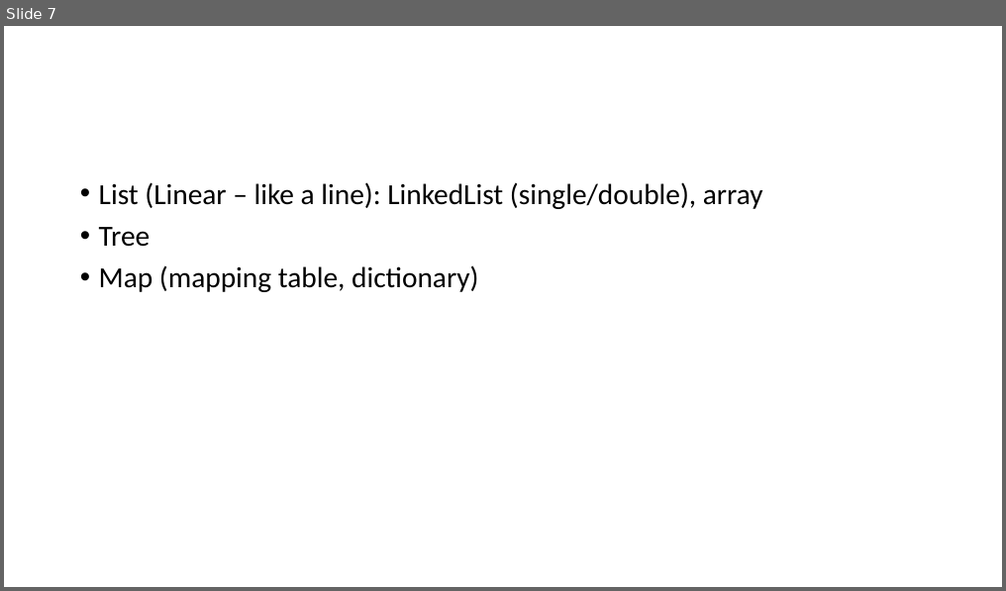
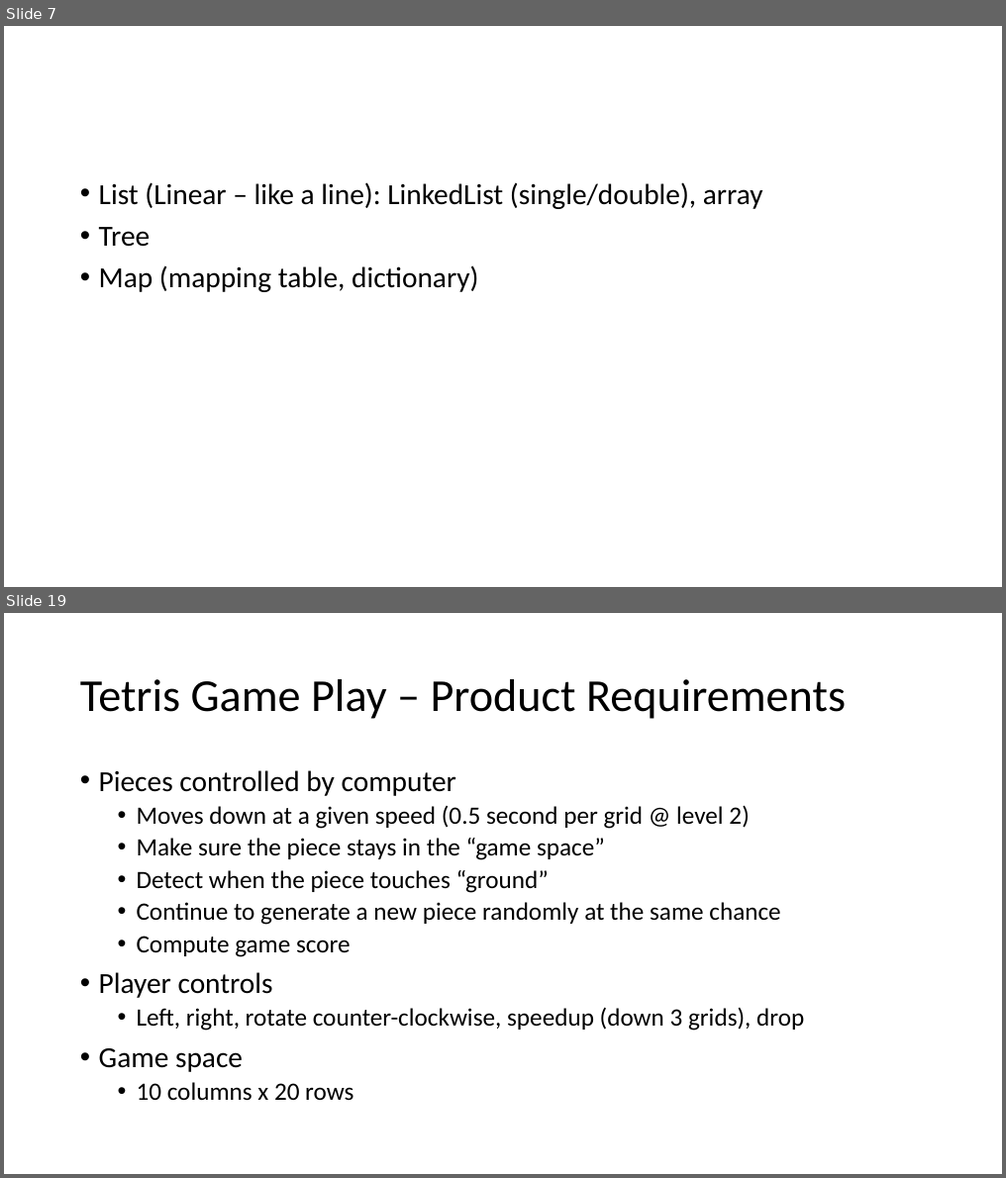
Before and after one commit to brianwhu/fun-in-js, a slide deck: documents/DataStructures.pptx. Shown one above the other, each under a label of ours: slide 7 before the commit, slides 7 and 19 after it; the slides between them are not shown. The pictures are 1006x591 and 1006x1178 pixels, drawn with LibreOffice and Linux fonts; fonts in the diff are those of the drawing. Boxes give left, top, right and bottom in pixels: in the first picture for what was removed or moved away, otherwise in the second. Text is boxed around its words. In the diff, an @@ line names an element or a change of style, - is before the commit and + after.

```diff
--- a/documents/DataStructures.pptx
+++ b/documents/DataStructures.pptx
@@ slide 19 added at (x1=4, y1=613, x2=1002, y2=1174), background #FFFFFF @@
@@ title added at (x1=80, y1=679, x2=846, y2=719), 44 pt, text #000000 @@
+Tetris Game Play – Product Requirements
@@ text added at (x1=99, y1=770, x2=804, y2=1101), 24 pt, text #000000 @@
+• Pieces controlled by computer
+  • Moves down at a given speed (0.5 second per grid @ level 2)
+  • Make sure the piece stays in the “game space”
+  • Detect when the piece touches “ground”
+  • Continue to generate a new piece randomly at the same chance
+  • Compute game score
+• Player controls
+  • Left, right, rotate counter-clockwise, speedup (down 3 grids), drop
+• Game space
+  • 10 columns x 20 rows
```
Also in this commit, not shown: 17 other slides added, 6 other files.
